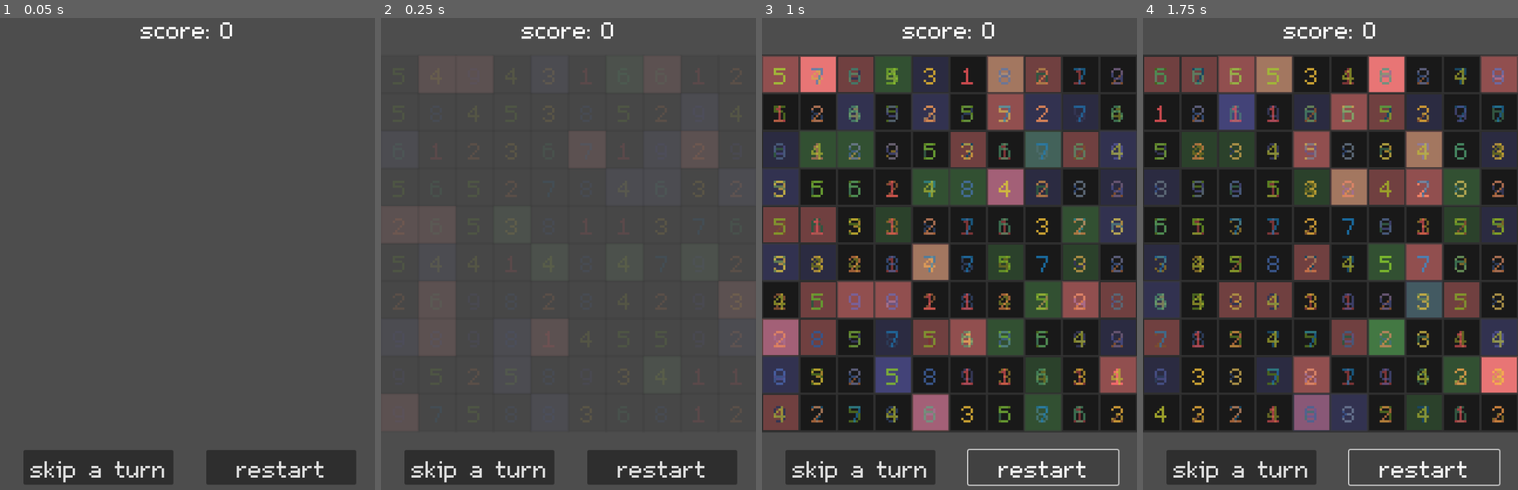
Above: before the commit, frames 1-4 (left to right).
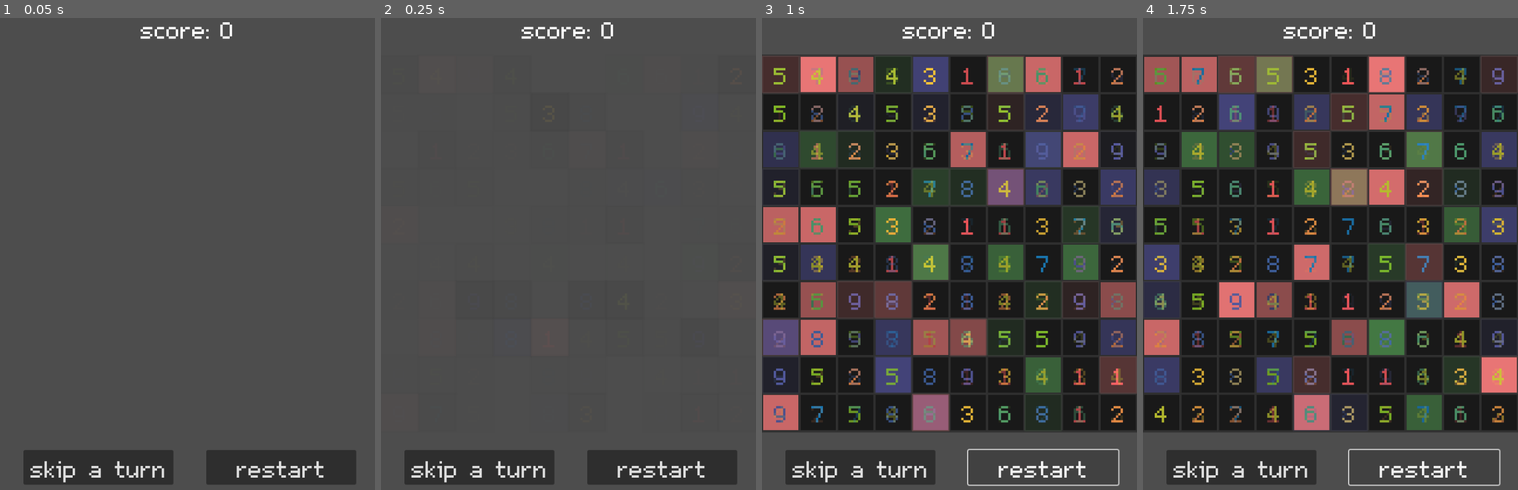
Above: after the commit, the same moments.

Repository: lorossi/Exploding-Boxes
Game: Godot game, scene res://scenes/gui/level.tscn
Two runs of this game, one before a commit and one after it. Both use one fixed random seed, a clock stepped at 60 frames per second and the inputs below.
Inputs:
- Up to frame 1 (0.05 s): no input
- Up to frame 2 (0.25 s): no input
- Up to frame 3 (1 s): click "restart" at 0.5 s
- Up to frame 4 (1.75 s): click "restart" at 1.25 s

Frame 1 is identical in both runs. In frame 2, less than 0.1% of the frame differs, in the area x 3-87%, y 26-46%; in frame 3, 33%, in the area x 0-100%, y 8-88%; in frame 4, 26%.

Commit message:
structured fade in a better way

Diff:
--- a/scenes/cell/fade_in_rect.tscn
+++ b/scenes/cell/fade_in_rect.tscn
@@ -9,8 +9,12 @@
 offset_bottom = 40.0
 script = ExtResource("1_5g4e5")
 
-[node name="Timer" type="Timer" parent="."]
+[node name="FadeTimer" type="Timer" parent="."]
 wait_time = 0.5
 one_shot = true
 
-[connection signal="timeout" from="Timer" to="." method="on_timer_timeout"]
+[node name="WaitTimer" type="Timer" parent="."]
+one_shot = true
+
+[connection signal="timeout" from="FadeTimer" to="." method="on_fade_timer_timeout"]
+[connection signal="timeout" from="WaitTimer" to="." method="on_wait_timer_timeout"]
--- a/scenes/cell/fade_out_rect.tscn
+++ b/scenes/cell/fade_out_rect.tscn
@@ -16,6 +16,9 @@
 offset_bottom = 40.0
 color = Color(1, 0, 0, 1)
 
-[node name="Timer" type="Timer" parent="."]
+[node name="WaitTimer" type="Timer" parent="."]
+one_shot = true
+
+[node name="FadeTimer" type="Timer" parent="."]
 wait_time = 0.5
 one_shot = true
--- a/scripts/cell/fade_in_rect.gd
+++ b/scripts/cell/fade_in_rect.gd
@@ -1,27 +1,31 @@
 class_name FadeInRect
 extends Control
 
-var timer: Timer
+var fade_timer: Timer
+var wait_timer: Timer
 var _parent: Node2D
 
 
 func _ready() -> void:
-	timer = $Timer
+	fade_timer = $FadeTimer
+	wait_timer = $WaitTimer
+
 	_parent = get_parent()
 	if _parent:
 		_parent.modulate.a = 0
 
 
 func get_timer_duration() -> float:
-	return timer.wait_time
+	return fade_timer.wait_time
 
 
 func set_timer_duration(time: float) -> void:
-	timer.wait_time = time
+	fade_timer.wait_time = time
 
 
 func start() -> void:
-	timer.start()
+	wait_timer.wait_time = abs(randfn(0.1, 0.05))
+	wait_timer.start()
 
 
 # Called every frame. 'delta' is the elapsed time since the previous frame.
@@ -29,11 +33,15 @@
 	if not _parent:
 		return
 
-	if not timer.is_stopped():
-		var t = 1 - timer.time_left / timer.wait_time
+	if not fade_timer.is_stopped():
+		var t = 1 - fade_timer.time_left / fade_timer.wait_time
 		var e = Easings.ease_in_poly(t, 3)
 		_parent.modulate.a = e
 
 
-func on_timer_timeout() -> void:
+func on_fade_timer_timeout() -> void:
 	_parent.modulate.a = 1
+
+
+func on_wait_timer_timeout():
+	fade_timer.start()
--- a/scripts/cell/fade_out_rect.gd
+++ b/scripts/cell/fade_out_rect.gd
@@ -6,7 +6,9 @@
 
 
 func _ready() -> void:
-	timer = $Timer
+	fade_timer = $FadeTimer
+	wait_timer = $WaitTimer
+
 	_rect = $ColorRect
 	_rect.visible = false
 	modulate.a = 0
@@ -34,12 +36,12 @@
 
 
 func _process(_delta) -> void:
-	if not timer.is_stopped():
-		var t = timer.time_left / timer.wait_time
+	if not fade_timer.is_stopped():
+		var t = fade_timer.time_left / fade_timer.wait_time
 		var e = Easings.ease_out_poly(t, 3)
 		modulate.a = e * 0.5
 
 
-func on_timer_timeout() -> void:
+func on_fade_timer_timeout() -> void:
 	_rect.visible = false
 	modulate.a = 0
